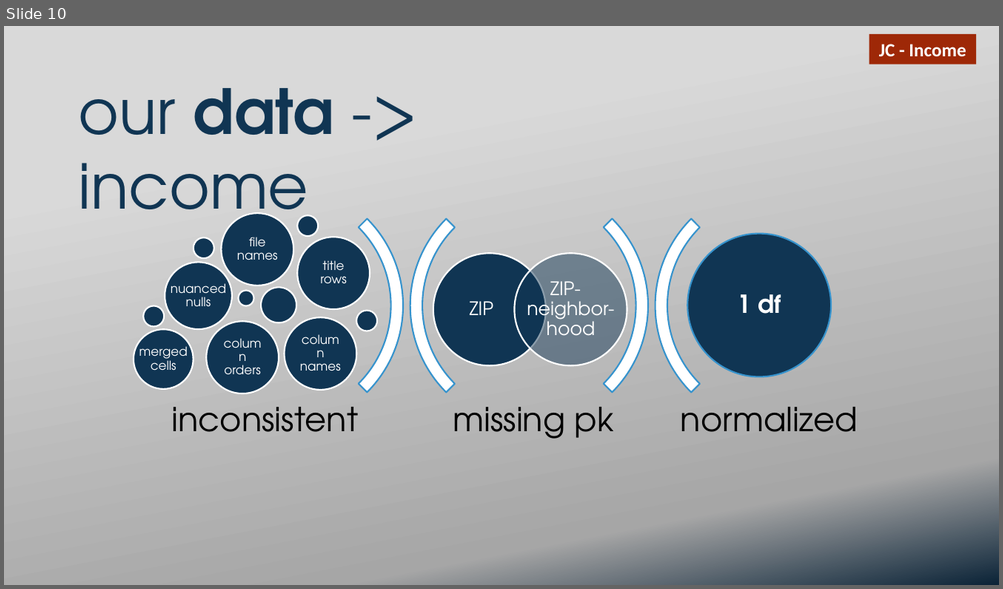
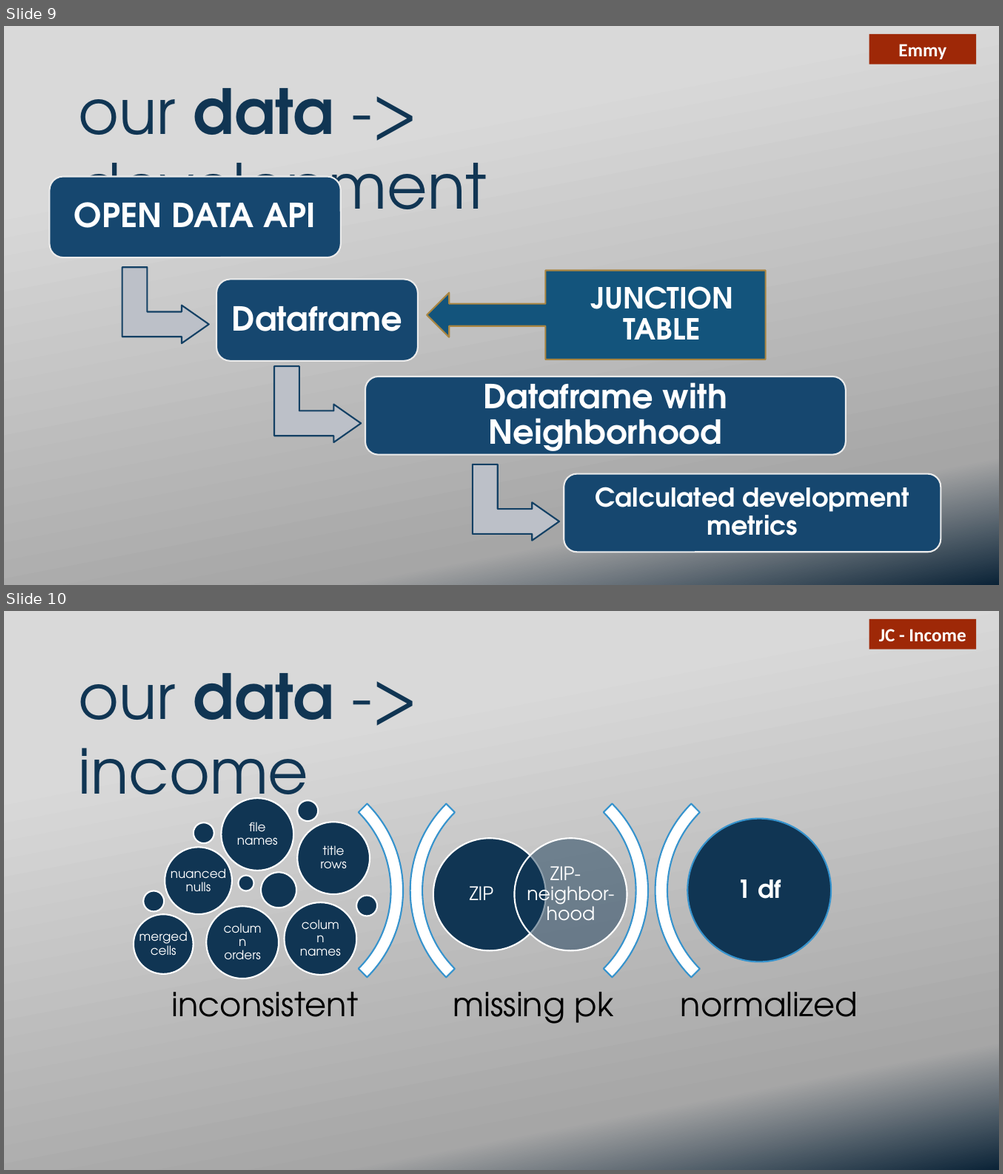
Before and after one commit to ekuo651/NYC-RE-Neighborhood-Trends, a slide deck: Presentation.pptx. Shown one above the other, each under a label of ours: slide 10 before the commit, slides 9 and 10 after it. The pictures are 1003x589 and 1003x1174 pixels, drawn with LibreOffice and Linux fonts; fonts in the diff are those of the drawing; background and template pictures are left out. Boxes give left, top, right and bottom in pixels: in the first picture for what was removed or moved away, otherwise in the second. Text is boxed around its words. In the diff, an @@ line names an element or a change of style, - is before the commit and + after.

Commit message:
edited sales, added dev and junction table slides

```diff
--- a/Presentation.pptx
+++ b/Presentation.pptx
@@ slide 9 added at bbox=[4, 26, 999, 585], background picture (left out) @@
@@ rectangle added at bbox=[869, 34, 976, 64], fill #9E2807, 18 pt, text #FFFFFF, bold @@
+Emmy
@@ text added at bbox=[79, 88, 486, 237], 60 pt, text #113553 @@
+our data -> development
@@ left arrow callout added at bbox=[427, 271, 765, 360], fill #13547C, outline #A98541 1.5 pt @@
@@ text added at bbox=[591, 286, 734, 340], 28 pt, text #FFFFFF, bold @@
+JUNCTION TABLE
@@ group added at bbox=[50, 177, 940, 553]: 4 rounded rectangles, 4 texts, 3 bent up arrows @@
+OPEN DATA API
+Dataframe
+Dataframe with Neighborhood
+Calculated development metrics
```
Also in this commit, not shown: 1 slide changed, 3 other slides added, 3 slides removed.
